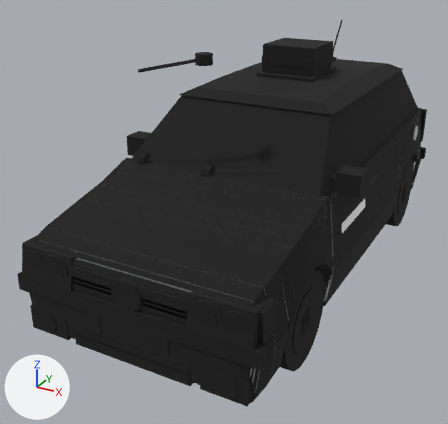
Before and after pictures for a commit that changed the FBX model Modeller/Binalar/Arac_polo_6n2_kurye.fbx.
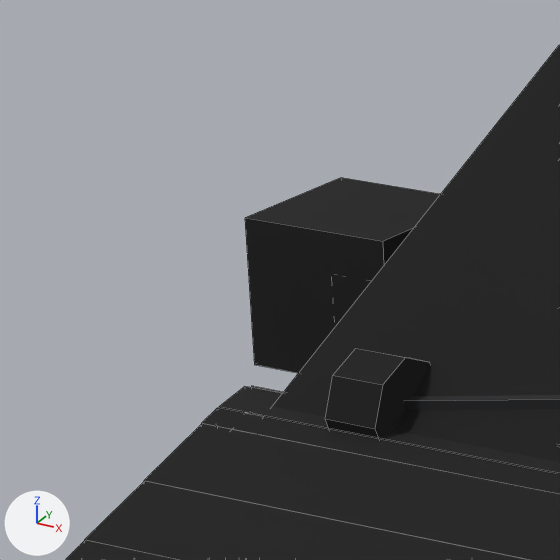
The first picture shows the older version from a 50 mm lens placed at (1.94, -4.28, 2.47), pointed at (-0.23, -0.33, 0.49). The close-ups show the older and then the newer version on the part from 21% to 37% of the width and 25% to 42% of the height of that picture. Only the edits that show in the close-ups are written down. Lighting does not change. The marker at lower left points along +X, +Y and +Z. The close-ups show mesh edges as thin lines. Where no turn or scale is listed for an object, it has been applied to the vertices. Vertices at exactly the same position are counted once.

The older version as bpy lines, for what is in view:
```python
ob_arac_polo_6n2_kurye = bpy.data.objects.new('Arac_polo_6n2_kurye', me_arac_polo_6n2_kurye)
ob_arac_polo_6n2_kurye.location = (0.0, 0.0, 0.0)
ob_silecek_sag_001 = bpy.data.objects.new('Silecek_Sag.001', me_arac_polo_6n2_kurye_silecek_sag)
ob_silecek_sag_001.location = (-0.62, -0.814, 1.004)
```
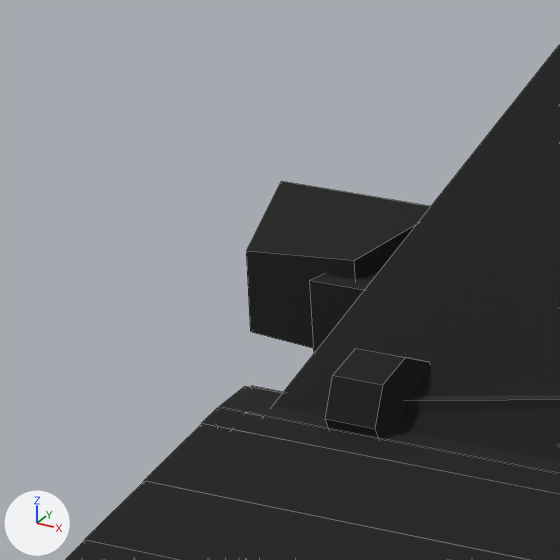
Edits to the bpy script that builds the scene:
```text
Change me_arac_polo_6n2_kurye:
    used by ob_arac_polo_6n2_kurye; location = (0.0, 0.0, 0.0)
    remove me_arac_polo_6n2_kurye.from_pydata(...)  # 2810 vertices, 2501 faces; spans x -0.92..0.92, y -1.91..1.9, z 0.11..1.78
    add me_arac_polo_6n2_kurye.from_pydata(...)  # 2810 vertices, 2452 faces; spans x -0.97..0.97, y -1.91..1.9, z 0.11..1.78
    me_arac_polo_6n2_kurye part 1: a new loose piece, a box spanning x -0.835..-0.735, y -0.633..-0.537, z 0.965..1.045, in mat_cizgi_141414 (black #141414)
    me_arac_polo_6n2_kurye part 2: the loose piece of 8 vertices spanning x -0.92..-0.76, y -0.61..-0.45, z 0.94..1.09 is rebuilt with 8 vertices and now spans x -0.97..-0.78, y -0.61..-0.49, z 0.94..1.09
    other edits to the shape of me_arac_polo_6n2_kurye do not show in these pictures
```

Location of each change, (x1, y1, x2, y2) in pixels of the close-ups (560 x 560 px):
part 1 of me_arac_polo_6n2_kurye, added (black): after (309, 272, 378, 353)
part 2 of me_arac_polo_6n2_kurye, rebuilt: before (245, 178, 440, 373); after (246, 181, 431, 348)
